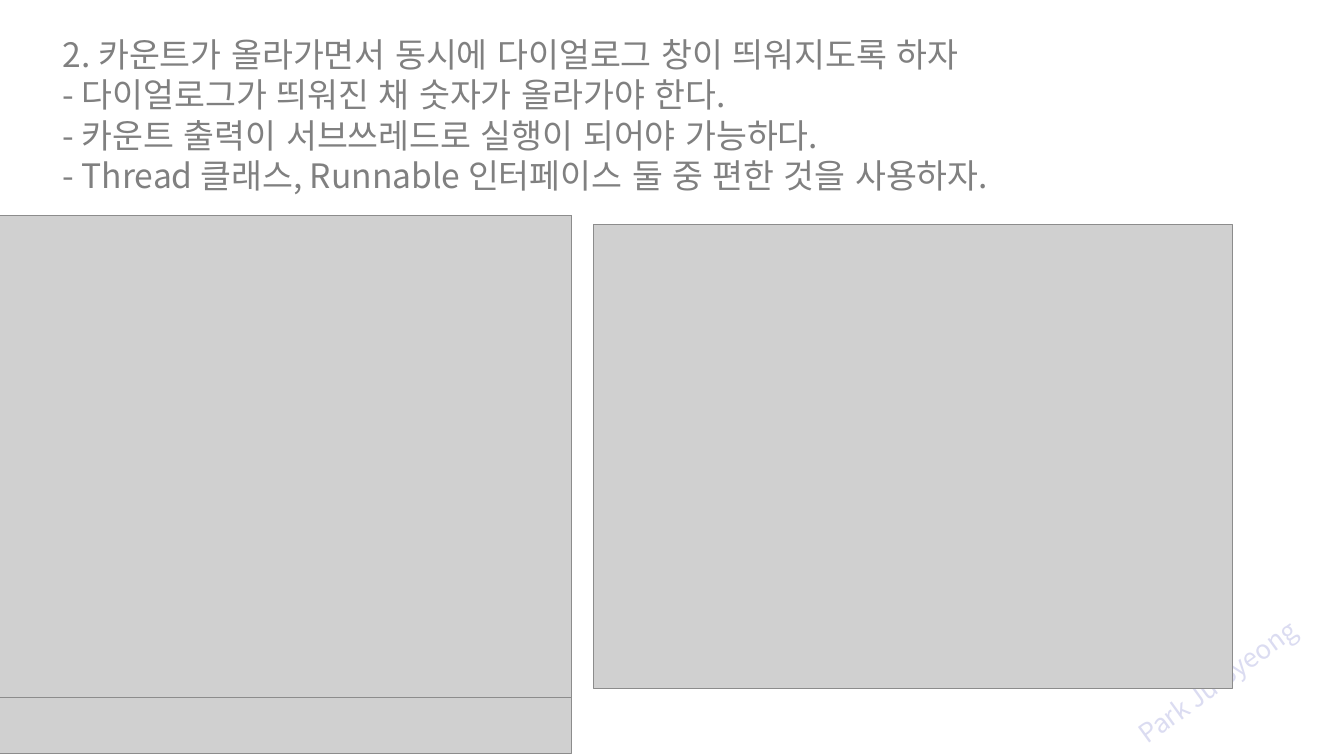
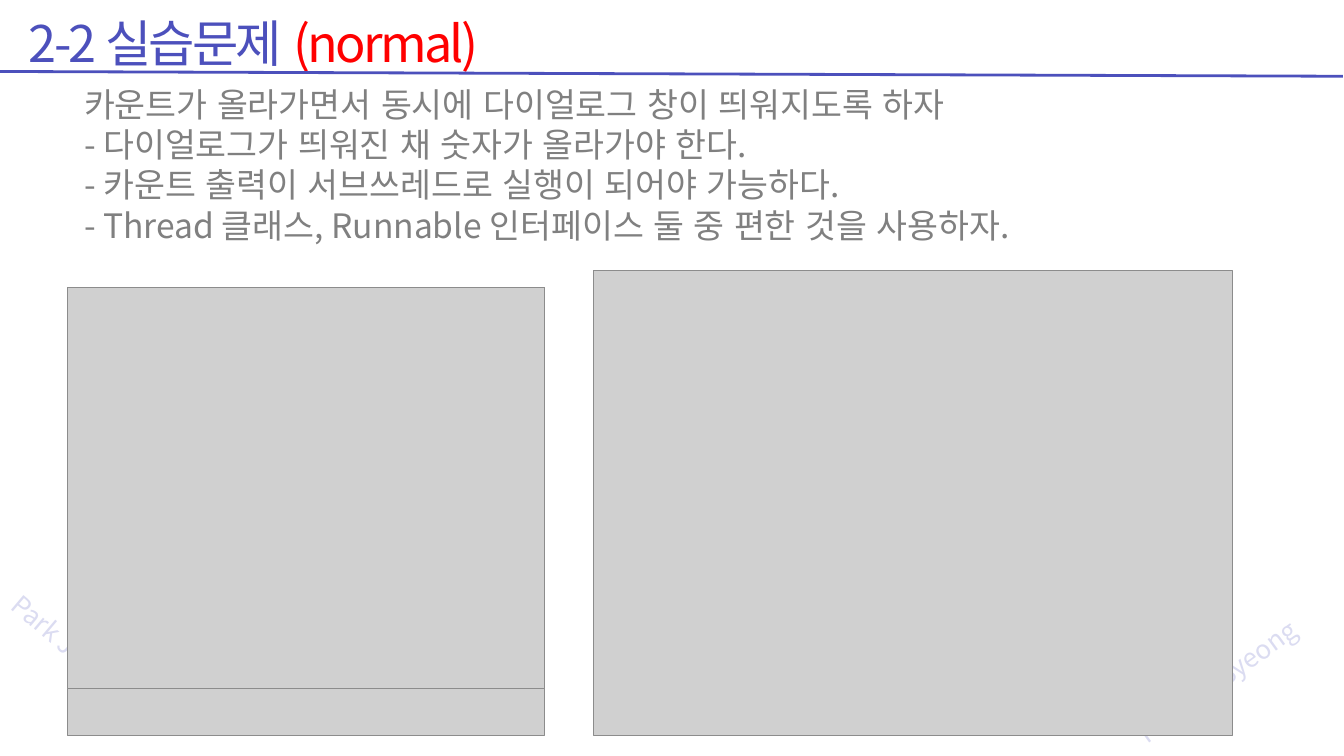
Before and after one commit to zest132/JavaLecture, a slide deck: slide 70 of JavaLecture/LectureFile/java 14강 자료구조와 쓰레드.pptx (slide 68 before the commit). Drawn at 1344x756 pixels with LibreOffice and Linux fonts; fonts in the diff are those of the drawing; grey boxes stand for pictures. Boxes give left, top, right and bottom in pixels: in the first picture for what was removed or moved away, otherwise in the second. Text is boxed around its words. In the diff, an @@ line names an element or a change of style, - is before the commit and + after.

```diff
--- a/JavaLecture/LectureFile/java 14강 자료구조와 쓰레드.pptx
+++ b/JavaLecture/LectureFile/java 14강 자료구조와 쓰레드.pptx
@@ text added at bbox=[29, 20, 479, 75], 54 pt, text #FF0000 @@
+2-2 실습문제 (normal)
@@ line added from (1343, 76) to (0, 71), #4C50BC 3 pt @@
@@ text "카운트가 올라가면서 동시에 다이얼로그 창이 ...": place and size @@
-text "카운트가 올라가면서 동시에 다이얼로그 창이 ..." at bbox=[63, 39, 988, 194]
+text "카운트가 올라가면서 동시에 다이얼로그 창이 ..." at bbox=[84, 89, 1010, 244]
@@ text at bbox=[84, 89, 944, 120]: text changed @@
-2. 카운트가 올라가면서 동시에 다이얼로그 창이 띄워지도록 하자
+카운트가 올라가면서 동시에 다이얼로그 창이 띄워지도록 하자
@@ picture: place and size @@
-picture at bbox=[0, 216, 571, 753]
+picture at bbox=[67, 288, 544, 736]
@@ picture: place and size @@
-picture at bbox=[0, 216, 571, 698]
+picture at bbox=[67, 288, 544, 689]
@@ picture: place and size @@
-picture at bbox=[593, 224, 1232, 688]
+picture at bbox=[593, 271, 1232, 735]
```
Also in this commit, not shown: 32 other slides changed, 9 slides added, 6 slides removed, 7 other files.
